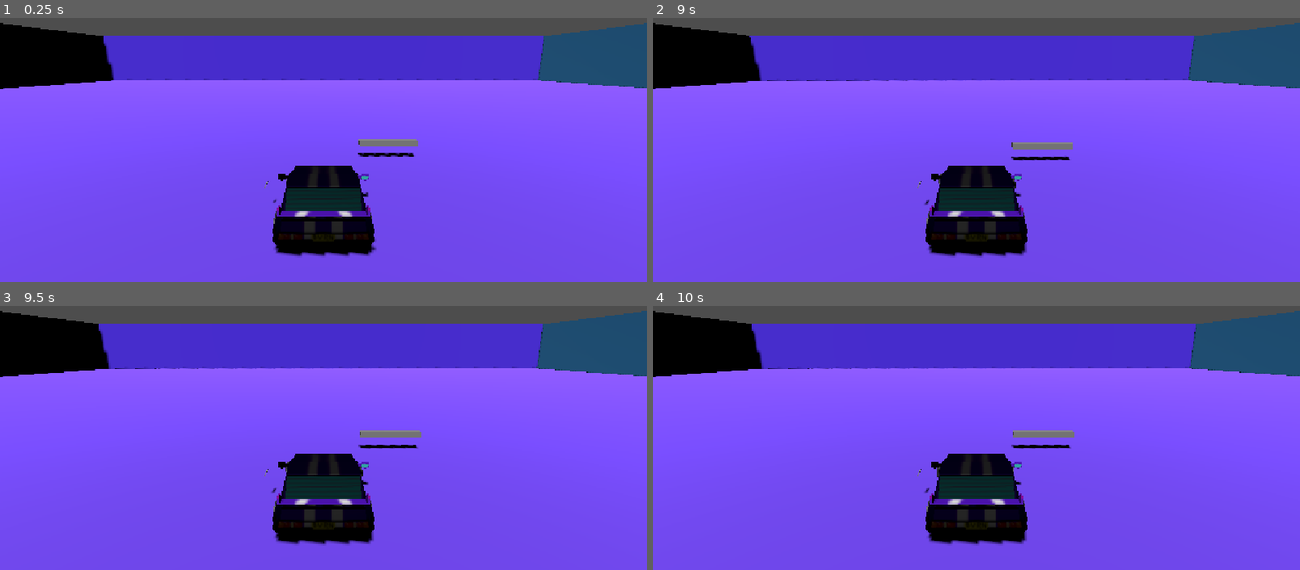
Above: before the commit, frames 1-4 (two rows, left to right).
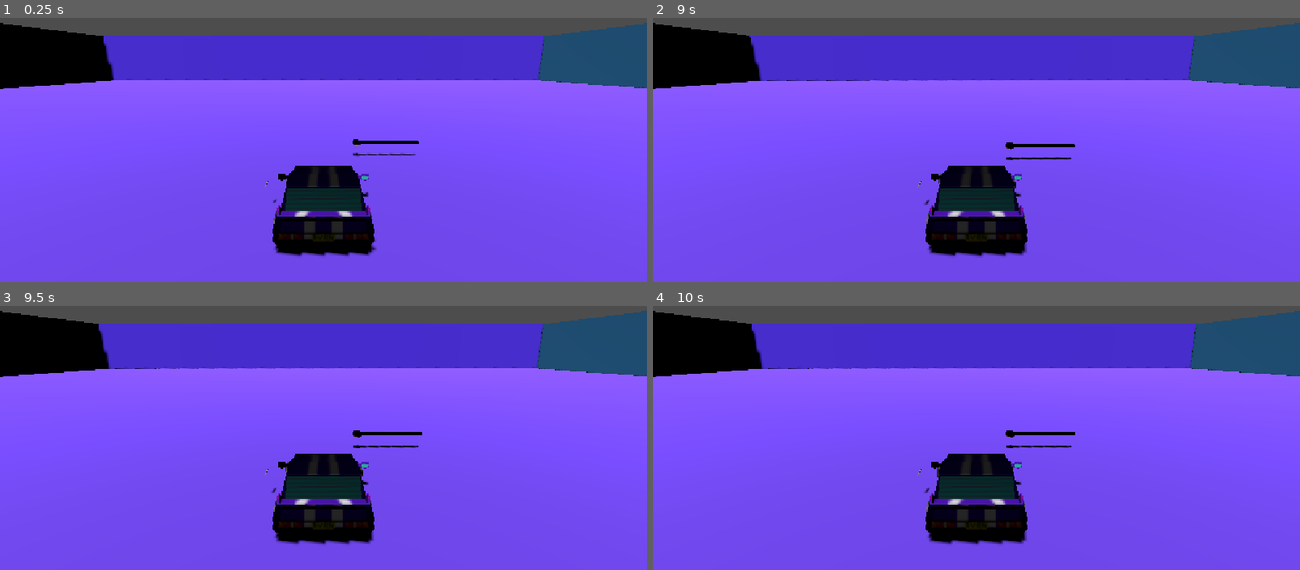
Above: after the commit, the same moments.

Repository: alchengan/cig-lighter
Game: Godot game, scene res://levels/match_test.tscn
Two runs of this game, one before a commit and one after it. Both use one fixed random seed, a clock stepped at 60 frames per second and the inputs below.
Inputs:
- Up to frame 1 (0.25 s): no input
- Up to frame 2 (9 s): tap Enter at 0.5, 2, 3.5 s; hold D (turn_right) 0.53-1.28 s; tap Space (drift) at 0.6, 1.25, 2.1, 2.75, 3.6, 4.25, 5.1, 6.6, 8.1 s; hold , (brake) 1.28-2.03 s; tap . (gas) every 1.5 s from 1.35 to 8.85 s; hold D (turn_right) 2.03-3.53 s; hold A (turn_left) 3.53-5.03 s; hold , (brake) 5.03-5.78 s; hold D (turn_right) 5.78-8.03 s; hold , (brake) 8.03-8.78 s; hold A (turn_left) from 8.78 s (still down)
- Up to frame 3 (9.5 s): keep holding A (turn_left)
- Up to frame 4 (10 s): release A (turn_left) at 9.53 s; hold D (turn_right) from 9.53 s (still down); tap Space (drift) at 9.6 s

The runs differ from the first frame. In frame 1, 0.4% of the frame differs, in the area x 54-65%, y 45-53%; in frame 2, 0.4%; in frame 3, 0.4%; in frame 4, 0.4%.

Commit message:
match model

Diff:
--- a/objects/match/match.tscn
+++ b/objects/match/match.tscn
@@ -1,6 +1,7 @@
 [gd_scene format=3 uid="uid://ck1bugsg77tfu"]
 
 [ext_resource type="Script" uid="uid://t4sfjr6a3ov7" path="res://objects/match/match.gd" id="1_7y1jj"]
+[ext_resource type="PackedScene" uid="uid://dsprvuw5eg0ti" path="res://models/match/match.glb" id="2_cgcil"]
 
 [sub_resource type="BoxMesh" id="BoxMesh_u2ch8"]
 size = Vector3(2.25, 0.2, 0.2)
@@ -16,7 +17,11 @@
 script = ExtResource("1_7y1jj")
 
 [node name="MeshInstance3D" type="MeshInstance3D" parent="." unique_id=670665132]
+visible = false
 mesh = SubResource("BoxMesh_u2ch8")
+
+[node name="match" parent="." unique_id=2139829588 instance=ExtResource("2_cgcil")]
+transform = Transform3D(-4.2596747e-07, 0, -9.745, 0, 9.745, 0, 9.745, 0, -4.2596747e-07, 0, 0, 0)
 
 [node name="CollisionShape3D" type="CollisionShape3D" parent="." unique_id=458369593]
 shape = SubResource("BoxShape3D_gbv76")
Binary file added: models/match/match.glb
Not shown, added: models/match/match.glb.import
Binary file added: models/match/match_Match Base Color.png
Not shown, added: models/match/match_Match Base Color.png.import
